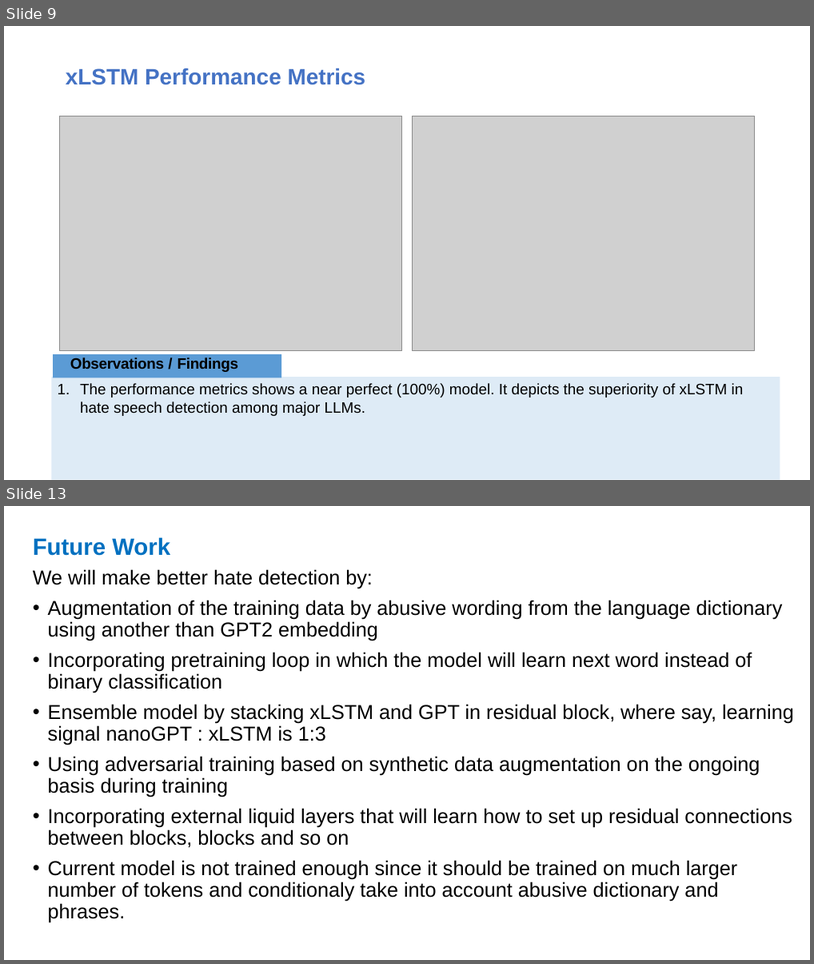
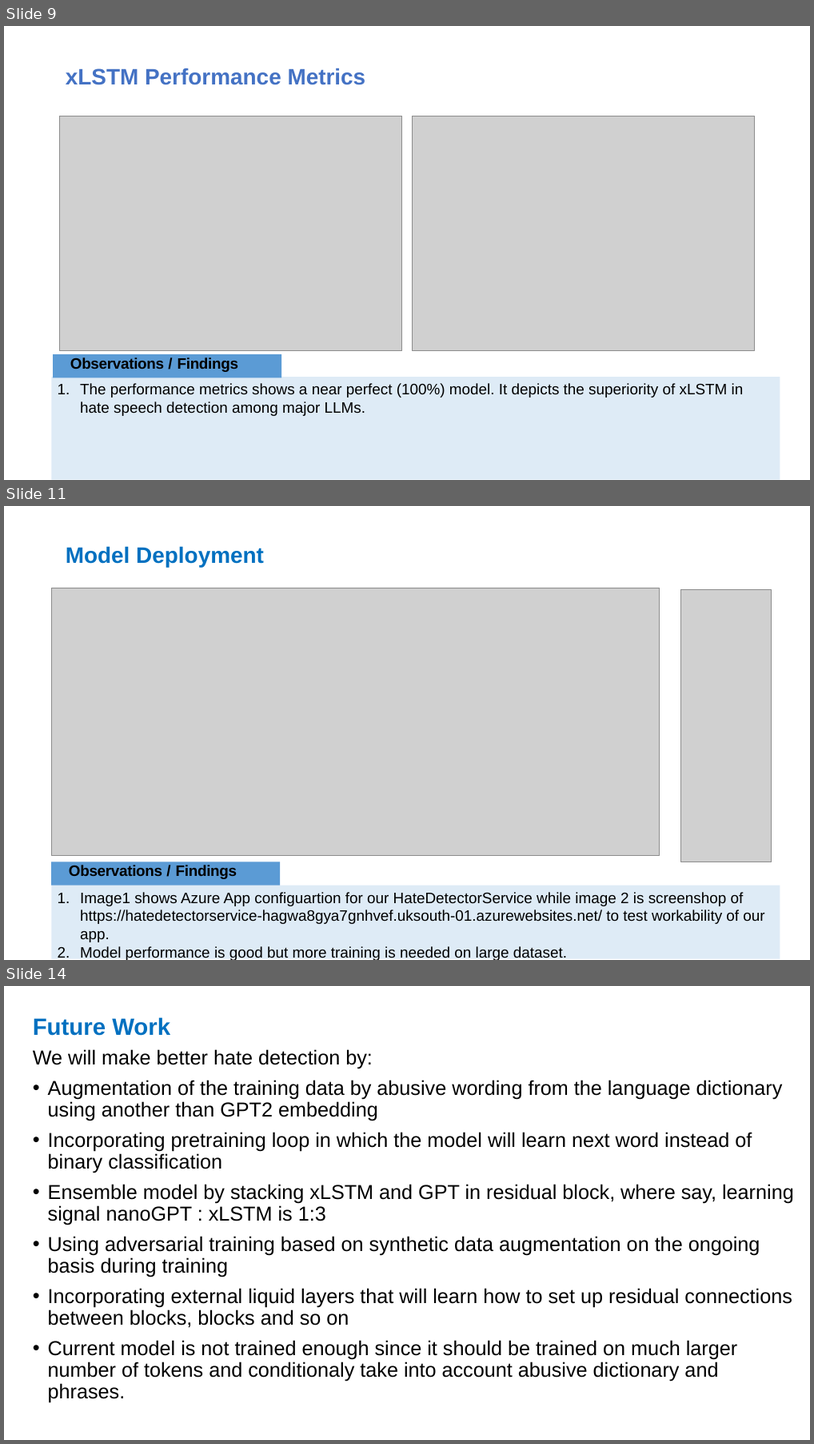
Before and after one commit to samson12193/xLSTM-Hate-Speech, a slide deck: Data Glacier Internship.pptx. Shown one above the other, each under a label of ours: slides 9 and 13 before the commit, slides 9, 11 and 14 after it; the slides between them are not shown. The pictures are 814x964 and 814x1444 pixels, drawn with LibreOffice and Linux fonts; fonts in the diff are those of the drawing; grey boxes stand for pictures. Boxes give left, top, right and bottom in pixels: in the first picture for what was removed or moved away, otherwise in the second. Text is boxed around its words. In the diff, an @@ line names an element or a change of style, - is before the commit and + after.

```diff
--- a/Data Glacier Internship.pptx
+++ b/Data Glacier Internship.pptx
@@ slide 11 added at (4, 506, 810, 960), background #FFFFFF @@
@@ title added at (66, 546, 264, 567), 26.6 pt, text #0070C0, bold @@
+Model Deployment
@@ picture added at (51, 588, 660, 855) @@
@@ picture added at (682, 589, 771, 861) @@
@@ rectangle added at (51, 862, 280, 885), fill #5B9BD5, 18 pt, text #000000, bold @@
+Observations / Findings
@@ rectangle added at (51, 884, 780, 959), fill #5B9BD5 at 20% opacity, 18 pt, text #000000 @@
+1. Image1 shows Azure App configuartion for our HateDetectorService while image 2 is screenshop of https://hatedetectorservice-hagwa8gya7gnhvef.uksouth-01.azurewebsites.net/ to test workability of our app.
+2. Model performance is good but more training is needed on large dataset.
@@ what was slide 13 is now slide 14 @@
```
Also in this commit, not shown: 4 slides changed.
